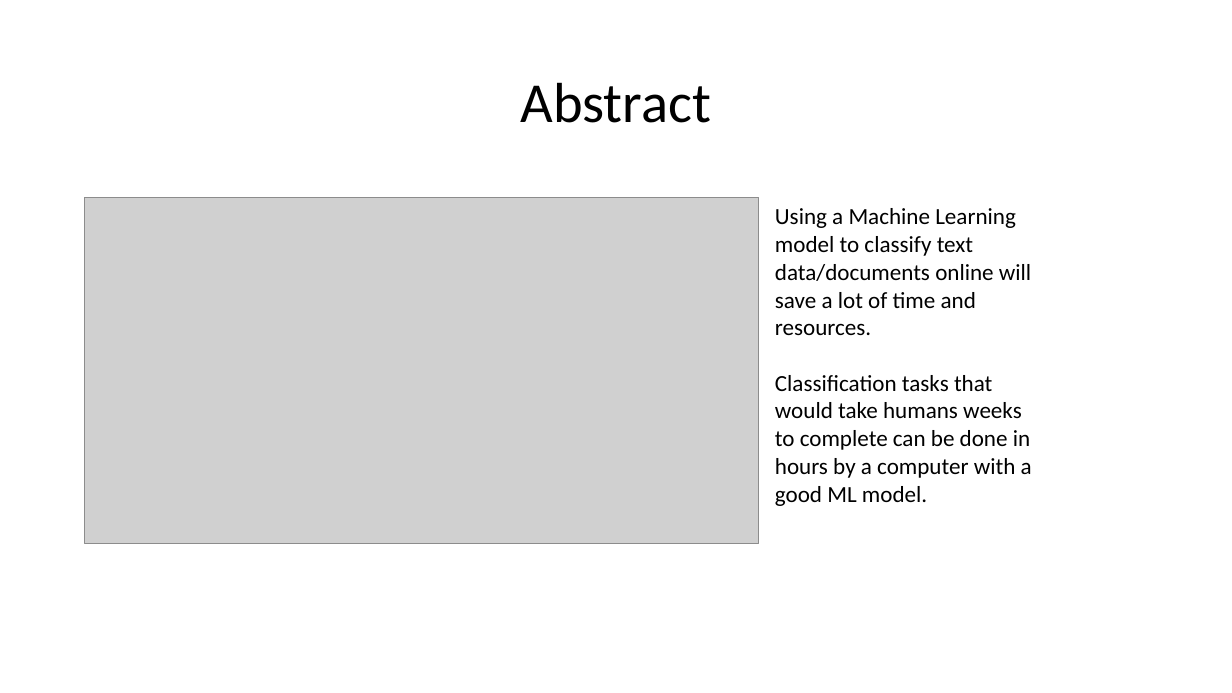
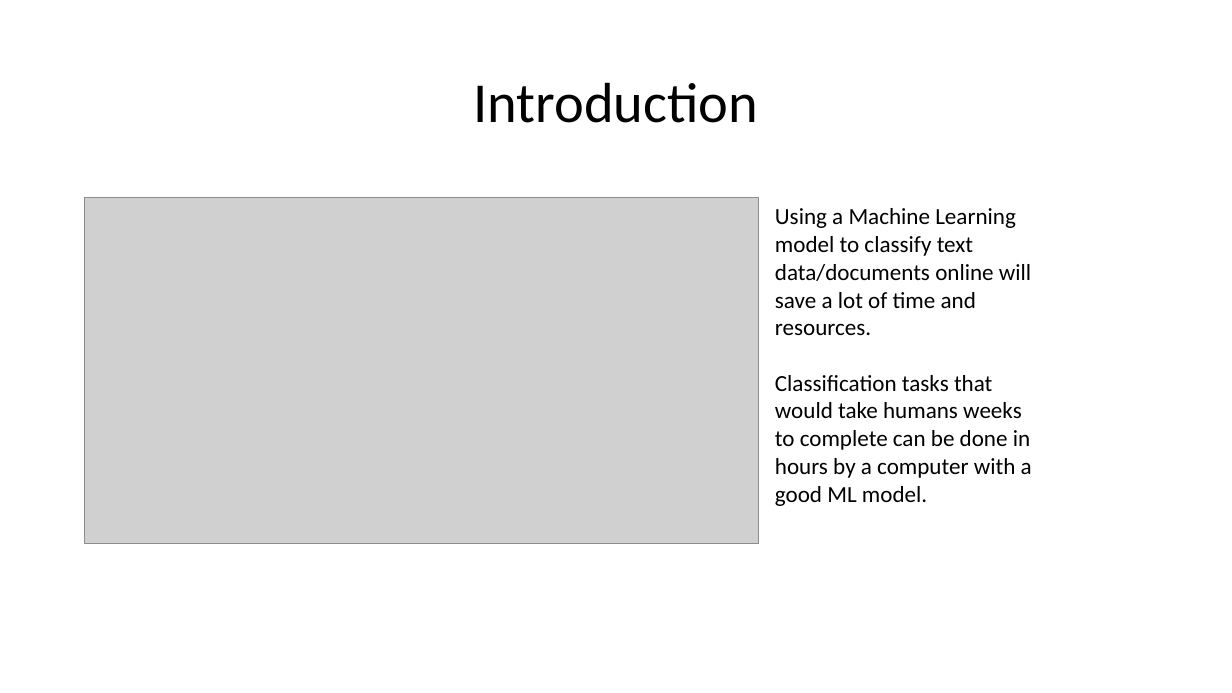
Before and after one commit to HarshaKy/text-classifier, a slide deck: slide 4 of docs/Presentation.pptx (slide 3 before the commit). Drawn at 1232x693 pixels with LibreOffice and Linux fonts; fonts in the diff are those of the drawing; grey boxes stand for pictures. Boxes give left, top, right and bottom in pixels: in the first picture for what was removed or moved away, otherwise in the second. Text is boxed around its words. In the diff, an @@ line names an element or a change of style, - is before the commit and + after.

```diff
--- a/docs/Presentation.pptx
+++ b/docs/Presentation.pptx
@@ title at (x1=473, y1=82, x2=758, y2=123): text changed @@
-Abstract
+Introduction
```
Also in this commit, not shown: 4 other slides changed, 5 slides added.
